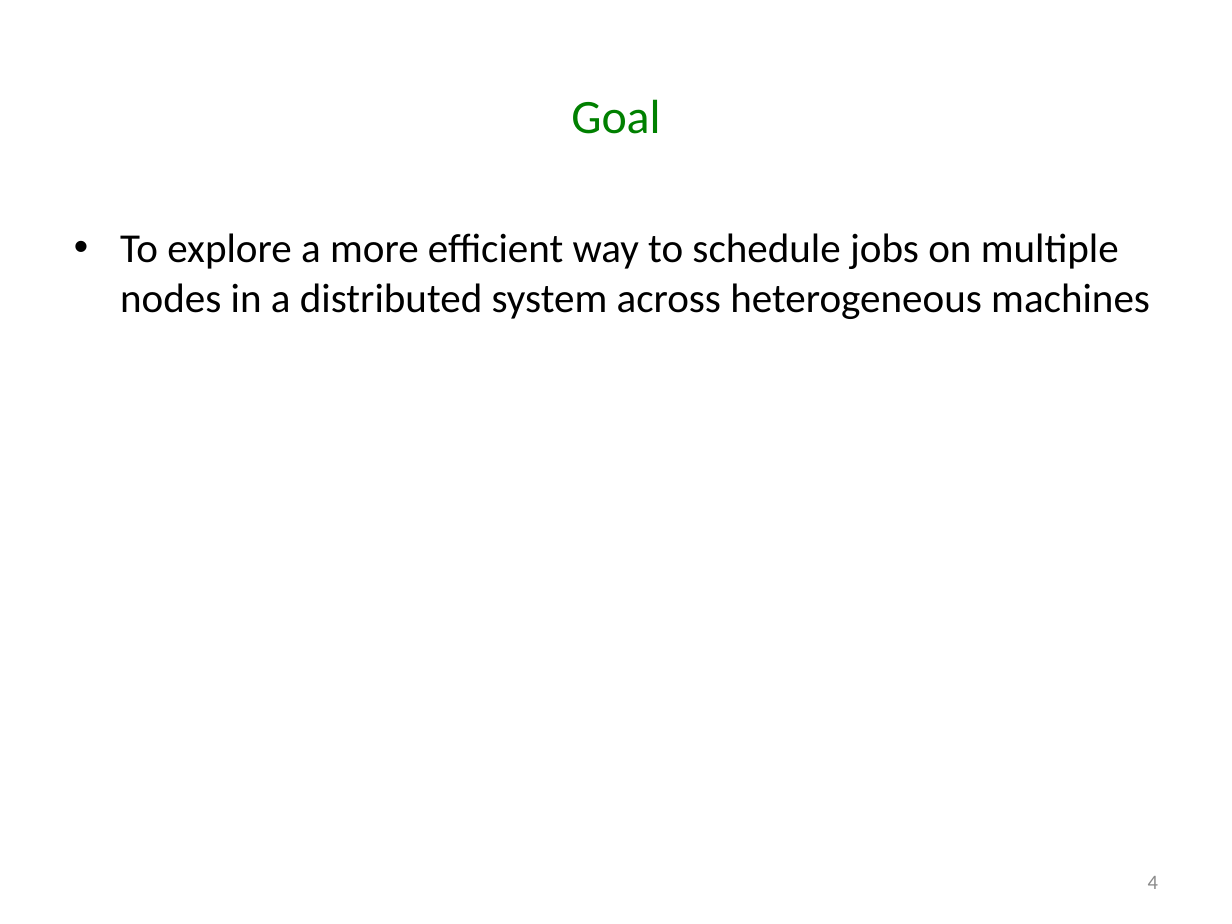
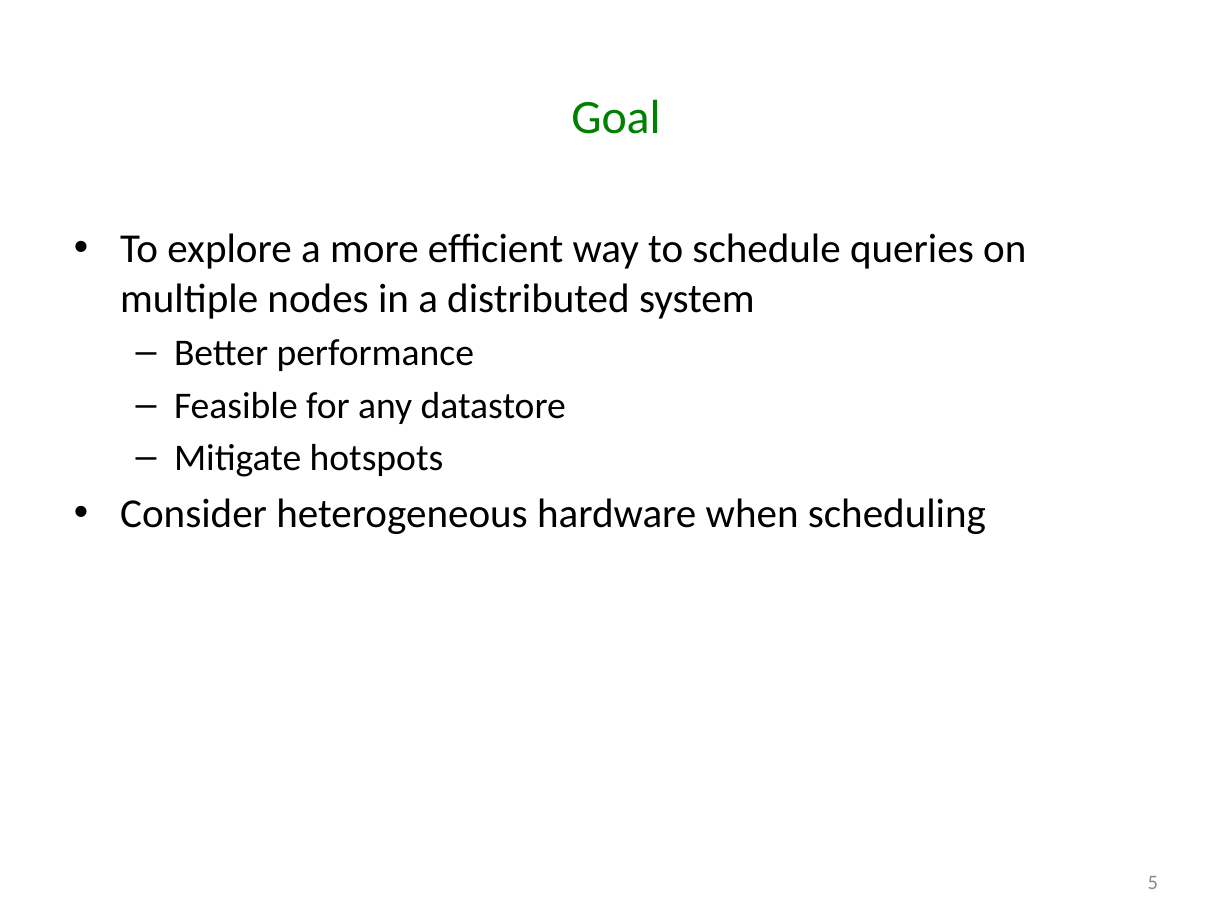
Before and after one commit to godares79/CS848-Project, a slide deck: slide 5 of PresentationSlides/Presentation.pptx (slide 4 before the commit). Drawn at 1232x924 pixels with LibreOffice and Linux fonts; fonts in the diff are those of the drawing. Boxes give left, top, right and bottom in pixels: in the first picture for what was removed or moved away, otherwise in the second. Text is boxed around its words. In the diff, an @@ line names an element or a change of style, - is before the commit and + after.

```diff
--- a/PresentationSlides/Presentation.pptx
+++ b/PresentationSlides/Presentation.pptx
@@ text at [120,233,1026,534]: text changed @@
-• To explore a more efficient way to schedule jobs on multiple nodes in a distributed system across heterogeneous machines
+• To explore a more efficient way to schedule queries on multiple nodes in a distributed system
+  – Better performance
+  – Feasible for any datastore
+  – Mitigate hotspots
+• Consider heterogeneous hardware when scheduling
@@ page number at [1148,876,1158,889]: text changed @@
-4
+5
```
Also in this commit, not shown: 7 other slides changed, 6 slides added, 2 slides removed, 1 other file.
